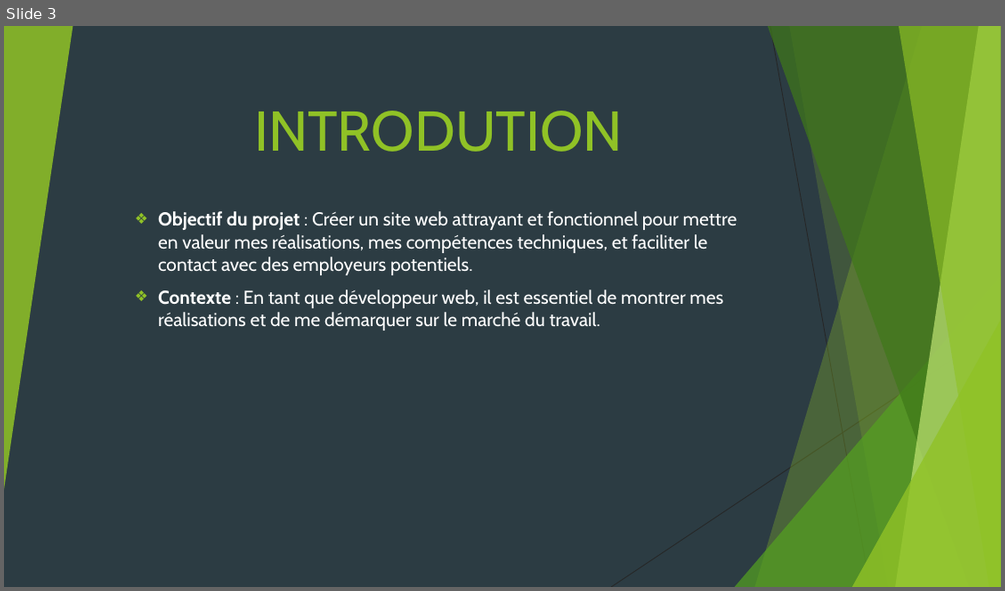
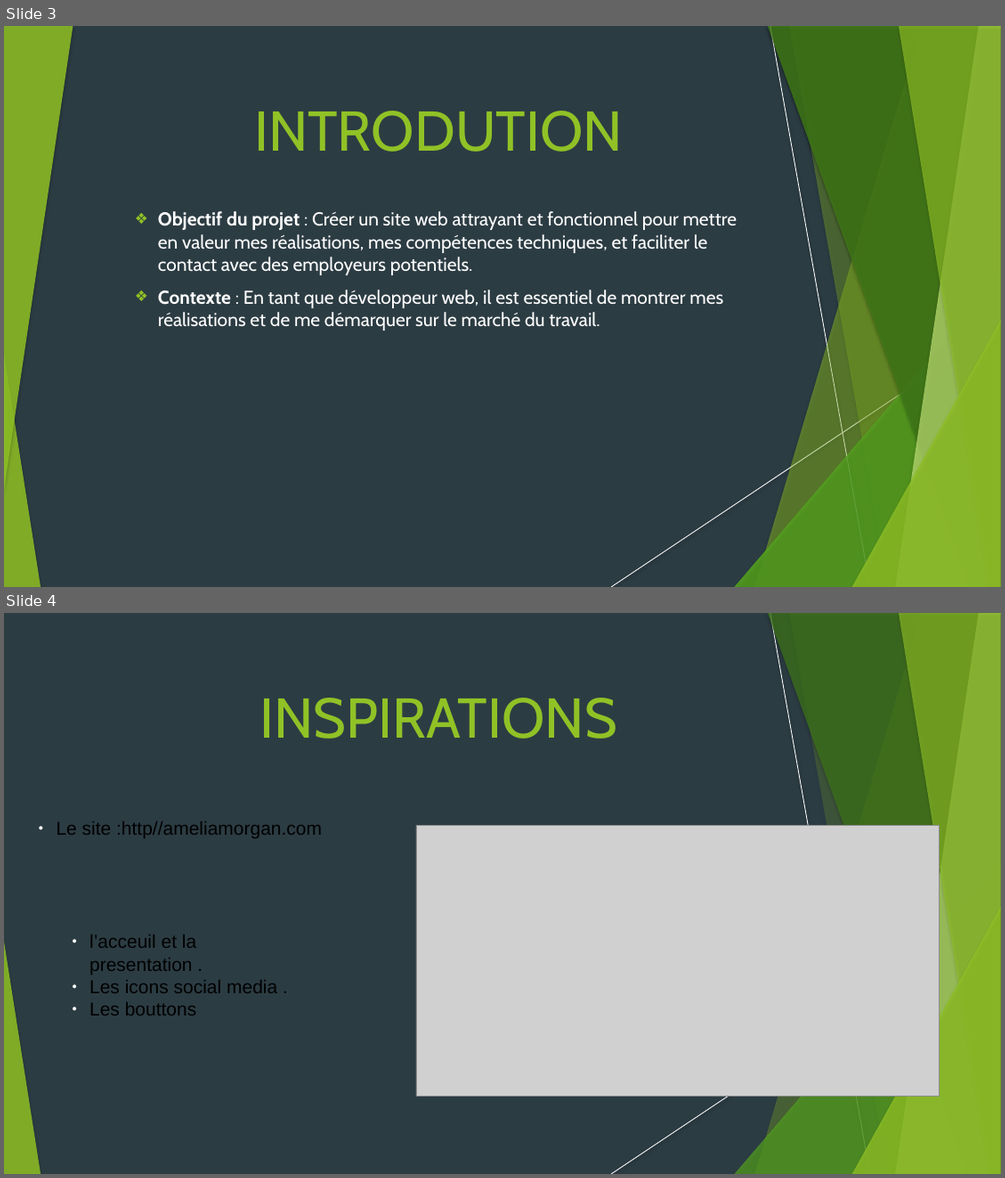
Before and after one commit to charifa93/Portfolio, a slide deck: documentation/Cahier de charges.pptm. Shown one above the other, each under a label of ours: slide 3 before the commit, slides 3 and 4 after it. The pictures are 1005x591 and 1005x1178 pixels, drawn with LibreOffice and Linux fonts; fonts in the diff are those of the drawing; grey boxes stand for pictures. Boxes give left, top, right and bottom in pixels: in the first picture for what was removed or moved away, otherwise in the second. Text is boxed around its words. In the diff, an @@ line names an element or a change of style, - is before the commit and + after.

```diff
--- a/documentation/Cahier de charges.pptm
+++ b/documentation/Cahier de charges.pptm
@@ slide 4 added at <box>4,613,1001,1174</box>, background #2C3C43; not listed: 10 template elements that a slide beside it also shows @@
@@ text added at <box>259,698,617,738</box>, 54 pt, text #90C226 @@
+INSPIRATIONS
@@ text added at <box>57,821,322,838</box>, 18 pt, text #000000 @@
+● Le site :http//ameliamorgan.com
@@ picture added at <box>416,826,939,1096</box> @@
@@ text added at <box>89,934,277,1015</box>, 18 pt, text #000000 @@
+● l’acceuil et la presentation .
+● Les icons social media .
+● Les bouttons
@@ slide 3 changed as well @@
@@ shadow on in 7 elements at <box>755,26,1001,587</box>, <box>735,275,1001,587</box>, <box>768,26,1001,587</box>, <box>896,26,1001,587</box>, <box>898,26,1001,587</box>, <box>852,320,1001,587</box>, <box>4,26,73,490</box> @@
@@ line (770, 26) - (870, 587): stroke #262626 0.75 pt to #FFFFFF 0.74 pt @@
@@ freeform shape at <box>789,26,1001,587</box>: shadow on; outline redrawn @@
@@ line (1001, 328) - (611, 587): stroke #262626 0.75 pt to #FFFFFF 0.74 pt @@
@@ group added at <box>735,26,1001,587</box>: 5 freeform shapes, 2 triangles @@
@@ triangle added at <box>4,354,40,587</box>, fill #90C226 at 85% opacity @@
```
Also in this commit, not shown: 2 other slides changed, 12 other slides added, 35 other files.
